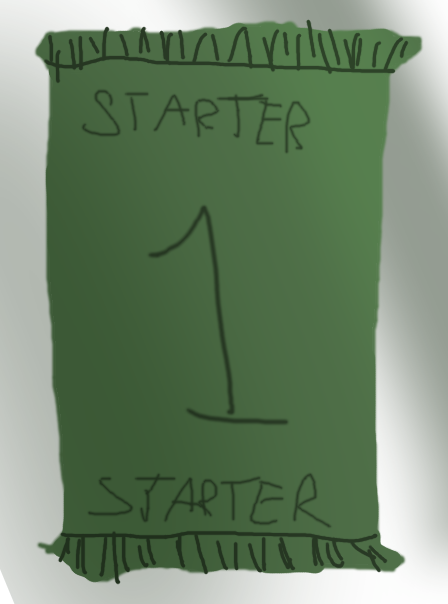
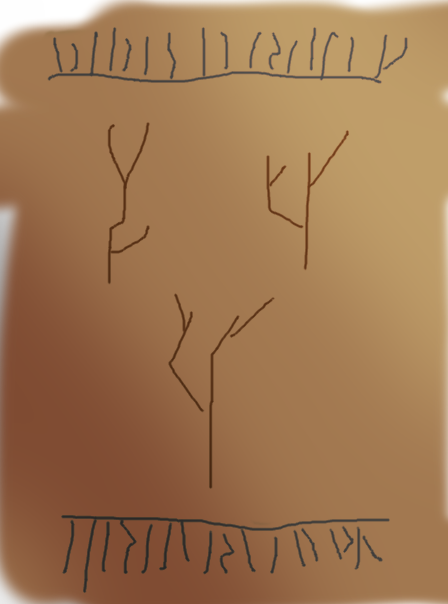
The second w=448, h=604 image is a revision of the first. Changes to its layers:
removed layer "Layer #4" (was color dodge, 50%) over 107, 0, 448, 604
removed layer "Layer #3" (was overlay, 40%) over 0, 0, 448, 604
added layer "Layer #7" (overlay, 38%) above "Layer #1" over 0, 0, 448, 604
added layer "Layer #1" (overlay, 32%) above "Stick" over 0, 0, 448, 604
added group "Stick" with 3 layers above "Starter" over 0, 0, 448, 604
added layer "Lines" in group "Stick" over 47, 27, 408, 593
added layer "Layer #6" (luma lighten) in group "Stick" over 0, 0, 448, 604
added layer "Layer #5" in group "Stick" over 33, 19, 424, 585
moved "Layer #2" into group "Starter" over 33, 19, 424, 585
moved "Layer" into group "Starter" over 80, 88, 334, 530
